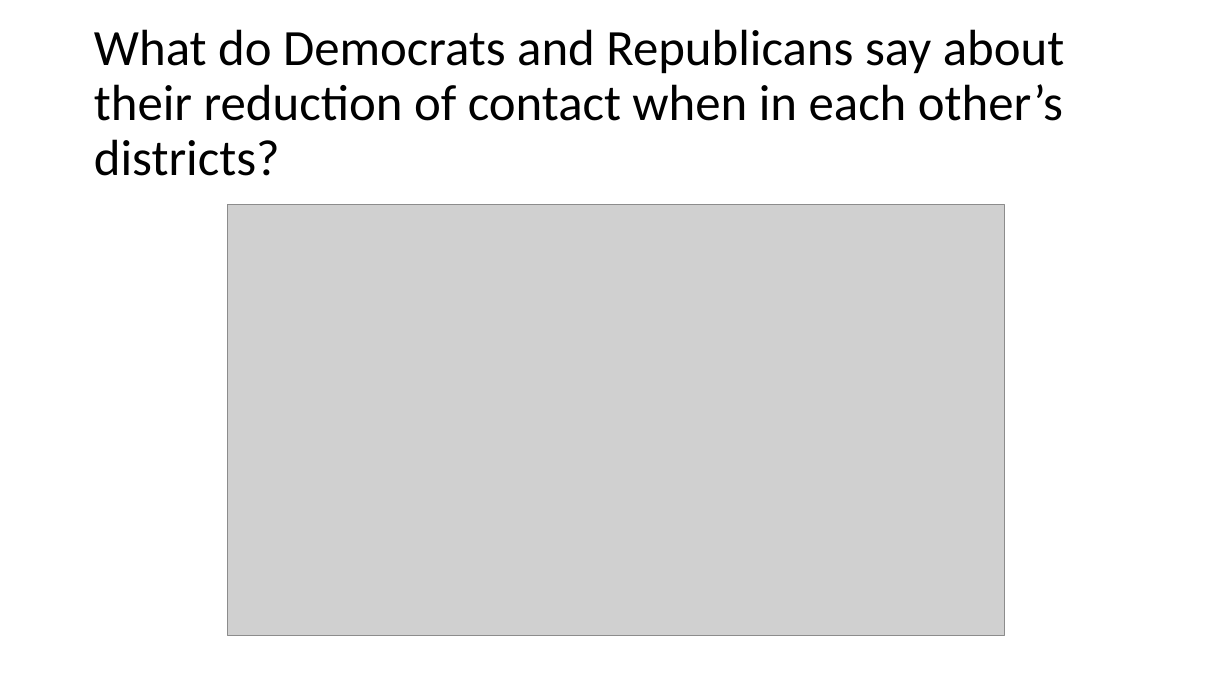
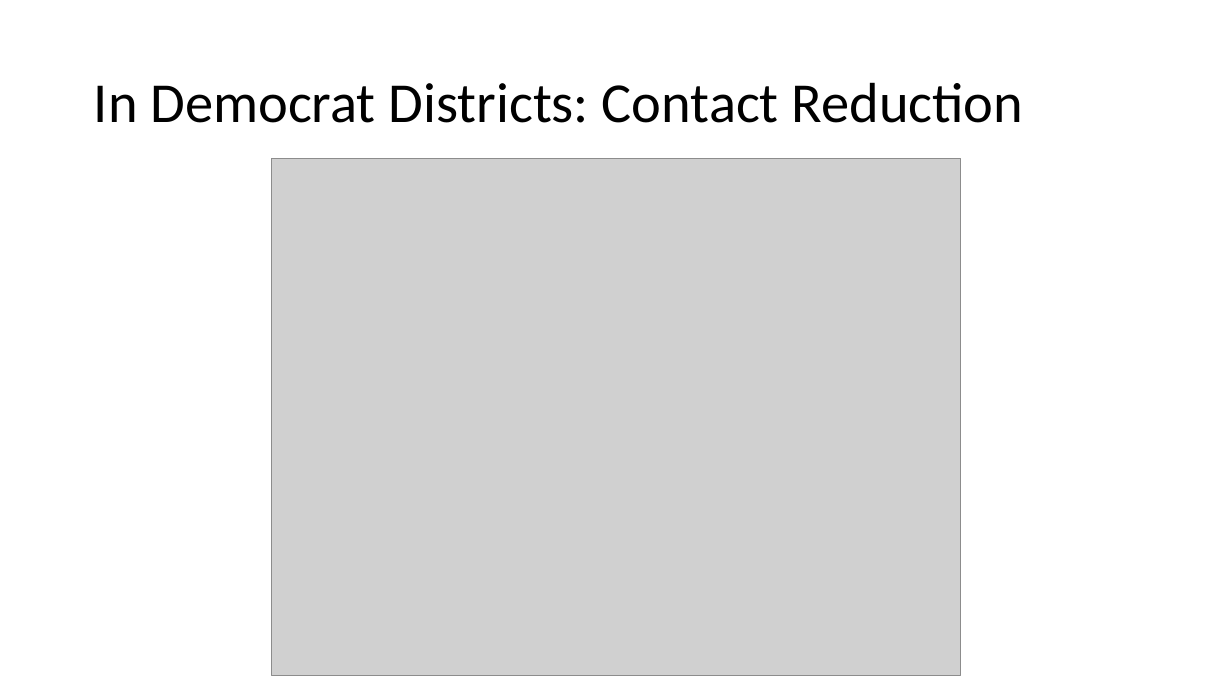
Before and after one commit to chrissoria/BICS_Political_Polarization, a slide deck: slide 19 of plots/Preliminary_Plots.pptx (slide 11 before the commit). Drawn at 1232x693 pixels with LibreOffice and Linux fonts; fonts in the diff are those of the drawing; grey boxes stand for pictures. Boxes give left, top, right and bottom in pixels: in the first picture for what was removed or moved away, otherwise in the second. Text is boxed around its words. In the diff, an @@ line names an element or a change of style, - is before the commit and + after.

```diff
--- a/plots/Preliminary_Plots.pptx
+++ b/plots/Preliminary_Plots.pptx
@@ title at <box>94,82,1024,123</box>: text changed; size 39.6 to 44 pt @@
-What do Democrats and Republicans say about their reduction of contact when in each other’s districts?
+In Democrat Districts: Contact Reduction
@@ picture: place and size @@
-picture at <box>227,205,1006,636</box>
+picture at <box>272,158,961,675</box>
```
Also in this commit, not shown: 4 other slides changed, 23 slides added, 9 slides removed, 22 other files.
